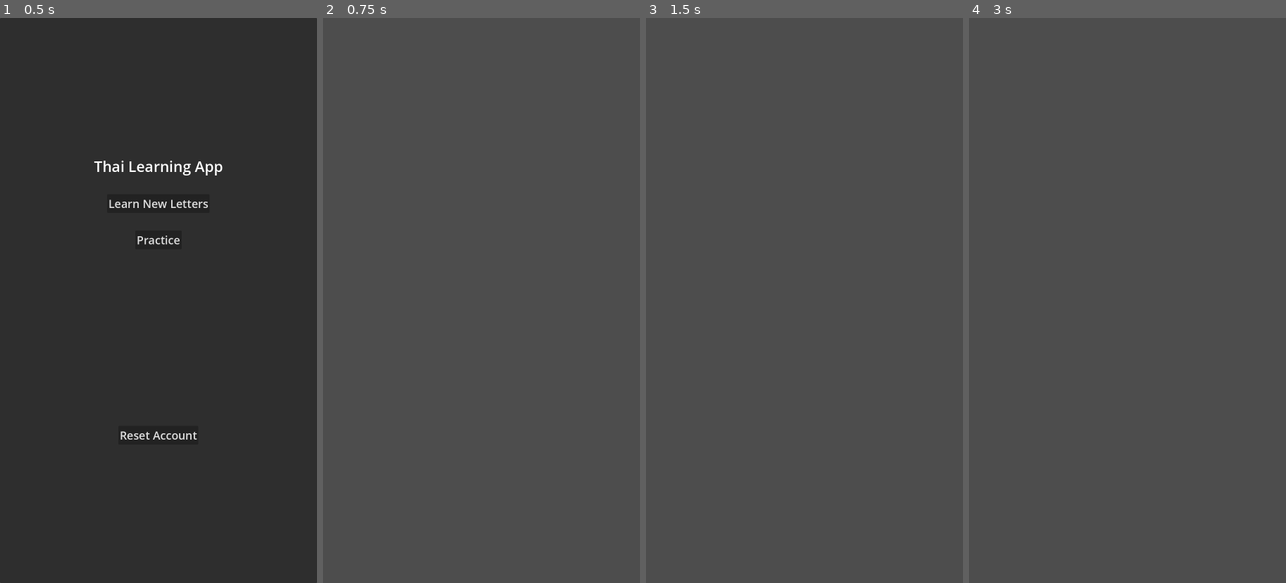
Above: before the commit, frames 1-4 (left to right).
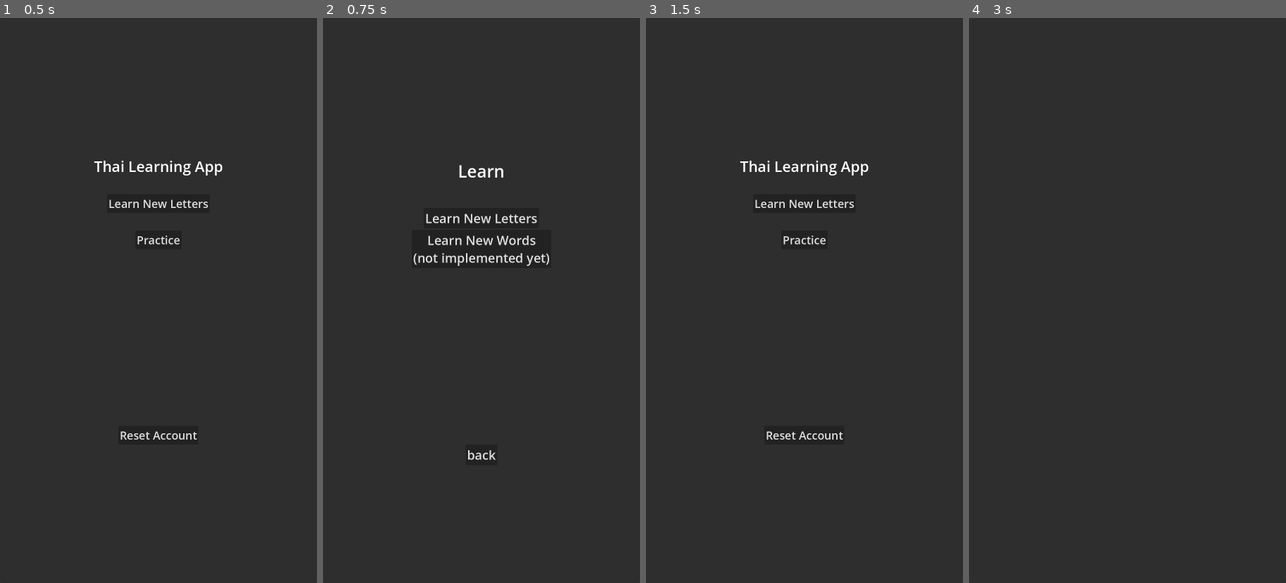
Above: after the commit, the same moments.

Repository: LiamRICE/ThaiLearningApp
Game: Godot game, scene res://scenes/main.tscn
The game is run twice, just before and just after one commit, with the same random seed, the same clock (stepped at 60 frames per second) and the same inputs.
Inputs (mouse positions are in pixels of both pictures, inside the frame that each line leads up to):
- Up to frame 1 (0.5 s): no input
- Up to frame 2 (0.75 s): click "Learn New Letters" at 0.5 s
- Up to frame 3 (1.5 s): click (804, 453) at 1.25 s, where only the run after the commit has a clickable "back"
- Up to frame 4 (3 s): click (1127, 204) at 2 s, where only the run after the commit has a clickable "Learn New Letters"; click (1127, 215) at 2.75 s, where only the run after the commit has a clickable "Learn New Letters"

Frame 1 is identical in both runs. In frame 2, 100% of the frame differs, in the area x 0-100%, y 0-100%; in frame 3, 100%; in frame 4, 100%.

Commit message:
Updated the theme, and began working on the learning exercises

Diff:
--- a/assets/base_theme.tres
+++ b/assets/base_theme.tres
@@ -1,5 +1,23 @@
-[gd_resource type="Theme" format=3 uid="uid://dfmm2yx4nxcfu"]
+[gd_resource type="Theme" load_steps=3 format=3 uid="uid://dfmm2yx4nxcfu"]
+
+[sub_resource type="StyleBoxEmpty" id="StyleBoxEmpty_ga6ms"]
+
+[sub_resource type="SystemFont" id="SystemFont_6lk1h"]
 
 [resource]
 default_base_scale = 2.0
+default_font = SubResource("SystemFont_6lk1h")
 default_font_size = 24
+Button/constants/h_separation = 20
+Button/font_sizes/font_size = 36
+Label/colors/font_color = Color(1, 1, 1, 1)
+Label/colors/font_outline_color = Color(1, 1, 1, 1)
+Label/colors/font_shadow_color = Color(0, 0, 0, 0)
+Label/constants/line_spacing = 3
+Label/constants/outline_size = 0
+Label/constants/shadow_offset_x = 1
+Label/constants/shadow_offset_y = 1
+Label/constants/shadow_outline_size = 1
+Label/font_sizes/font_size = 48
+Label/styles/normal = SubResource("StyleBoxEmpty_ga6ms")
+TextEdit/font_sizes/font_size = 24
--- a/scenes/learn_screen.tscn
+++ b/scenes/learn_screen.tscn
@@ -1,6 +1,86 @@
-[gd_scene load_steps=2 format=3 uid="uid://bbjtb7m85ur8"]
+[gd_scene load_steps=3 format=3 uid="uid://bbjtb7m85ur8"]
 
 [ext_resource type="Script" path="res://scripts/learn_screen.gd" id="1_f4l3h"]
+[ext_resource type="Theme" uid="uid://dfmm2yx4nxcfu" path="res://assets/base_theme.tres" id="2_jm2al"]
 
 [node name="LearnScreen" type="CanvasLayer"]
 script = ExtResource("1_f4l3h")
+
+[node name="LearningPanel" type="Panel" parent="."]
+anchors_preset = 15
+anchor_right = 1.0
+anchor_bottom = 1.0
+grow_horizontal = 2
+grow_vertical = 2
+size_flags_horizontal = 4
+size_flags_vertical = 4
+theme = ExtResource("2_jm2al")
+
+[node name="VBoxContainer" type="VBoxContainer" parent="LearningPanel"]
+layout_mode = 1
+anchors_preset = 15
+anchor_right = 1.0
+anchor_bottom = 1.0
+grow_horizontal = 2
+grow_vertical = 2
+theme_override_constants/separation = 500
+alignment = 1
+
+[node name="VBoxContainer" type="VBoxContainer" parent="LearningPanel/VBoxContainer"]
+layout_mode = 2
+
+[node name="TableTitle" type="Label" parent="LearningPanel/VBoxContainer/VBoxContainer"]
+custom_minimum_size = Vector2(0, 200)
+layout_mode = 2
+theme_override_font_sizes/font_size = 48
+text = "Learn"
+horizontal_alignment = 1
+vertical_alignment = 1
+
+[node name="LearnLettersButton" type="Button" parent="LearningPanel/VBoxContainer/VBoxContainer"]
+layout_mode = 2
+size_flags_horizontal = 4
+size_flags_vertical = 4
+theme_override_constants/h_separation = 5
+text = "Learn New Letters"
+
+[node name="LearnWordsButton" type="Button" parent="LearningPanel/VBoxContainer/VBoxContainer"]
+layout_mode = 2
+size_flags_horizontal = 4
+size_flags_vertical = 4
+text = "Learn New Words
+(not implemented yet)"
+
+[node name="BackButton" type="Button" parent="LearningPanel/VBoxContainer"]
+layout_mode = 2
+size_flags_horizontal = 4
+size_flags_vertical = 4
+text = "back"
+
+[node name="LearningPanelExerciseType1" type="Panel" parent="."]
+visible = false
+anchors_preset = 15
+anchor_right = 1.0
+anchor_bottom = 1.0
+grow_horizontal = 2
+grow_vertical = 2
+
+[node name="LearningPanelExerciseType2" type="Panel" parent="."]
+visible = false
+anchors_preset = 15
+anchor_right = 1.0
+anchor_bottom = 1.0
+grow_horizontal = 2
+grow_vertical = 2
+
+[node name="LearningPanelExerciseType3" type="Panel" parent="."]
+visible = false
+anchors_preset = 15
+anchor_right = 1.0
+anchor_bottom = 1.0
+grow_horizontal = 2
+grow_vertical = 2
+
+[connection signal="pressed" from="LearningPanel/VBoxContainer/VBoxContainer/LearnLettersButton" to="." method="_on_learn_letters_button_pressed"]
+[connection signal="pressed" from="LearningPanel/VBoxContainer/VBoxContainer/LearnWordsButton" to="." method="_on_learn_words_button_pressed"]
+[connection signal="pressed" from="LearningPanel/VBoxContainer/BackButton" to="." method="_on_back_button_pressed"]
--- a/scenes/main.tscn
+++ b/scenes/main.tscn
@@ -19,3 +19,4 @@
 [connection signal="_learn_button_pressed" from="Screens" to="." method="_on_screens__learn_button_pressed"]
 [connection signal="_practice_button_pressed" from="Screens" to="." method="_on_screens__practice_button_pressed"]
 [connection signal="_reset_button_pressed" from="Screens" to="." method="_on_screens__reset_button_pressed"]
+[connection signal="_back_button_pressed" from="LearnScreen" to="." method="_on_learn_screen__back_button_pressed"]
--- a/scenes/practice_screen.tscn
+++ b/scenes/practice_screen.tscn
@@ -4,3 +4,10 @@
 
 [node name="PracticeScreen" type="CanvasLayer"]
 script = ExtResource("1_dedy7")
+
+[node name="PracticePanel" type="Panel" parent="."]
+anchors_preset = 15
+anchor_right = 1.0
+anchor_bottom = 1.0
+grow_horizontal = 2
+grow_vertical = 2
--- a/scripts/learn_screen.gd
+++ b/scripts/learn_screen.gd
@@ -1,3 +1,46 @@
 extends CanvasLayer
 
 var data:DataResource
+
+var count = 0
+
+signal _back_button_pressed
+
+@onready var learn_letters_button = $LearningPanel/VBoxContainer/VBoxContainer/LearnLettersButton
+@onready var learn_words_button = $LearningPanel/VBoxContainer/VBoxContainer/LearnWordsButton
+@onready var back_button = $LearningPanel/VBoxContainer/BackButton
+
+# Panels
+@onready var main_panel = $LearningPanel
+@onready var exercise_type_1 = $LearningPanelExerciseType1
+@onready var exercise_type_2 = $LearningPanelExerciseType2
+@onready var exercise_type_3 = $LearningPanelExerciseType3
+
+
+func _ready():
+	count = 0
+
+
+func switch_screen(source:Panel, destination:Panel):
+	source.hide()
+	destination.show()
+
+
+func _on_back_button_pressed():
+	_back_button_pressed.emit()
+
+
+func _on_learn_letters_button_pressed():
+	count = 0
+	var rand = RandomNumberGenerator.new()
+	var i = rand.randi_range(1, 3)
+	if i==1:
+		switch_screen(main_panel, exercise_type_1)
+	elif i==2:
+		switch_screen(main_panel, exercise_type_2)
+	elif i==3:
+		switch_screen(main_panel, exercise_type_3)
+
+
+func _on_learn_words_button_pressed():
+	pass # Replace with function body.
--- a/scripts/main.gd
+++ b/scripts/main.gd
@@ -51,3 +51,10 @@
 	initialiser.delete_save_data()
 	print("Generating new data...")
 	data_resource = initialiser.initialise()
+
+
+func _on_learn_screen__back_button_pressed():
+	# return to main screen
+	update_screen(learn_screen, false)
+	data_resource = learn_screen.data
+	update_screen(title_screen, true)
